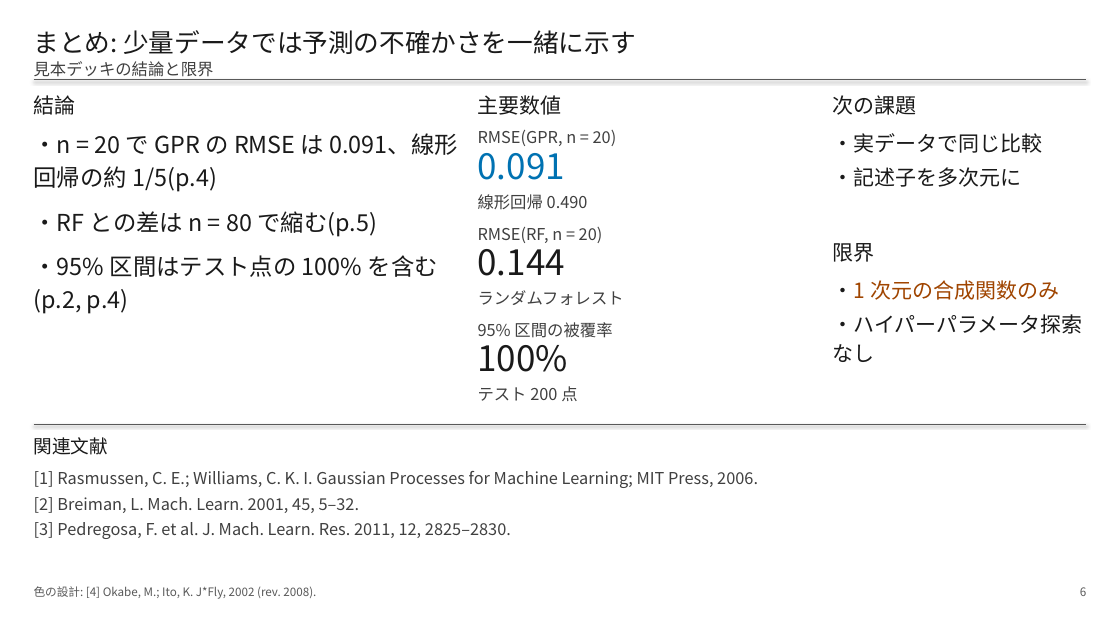
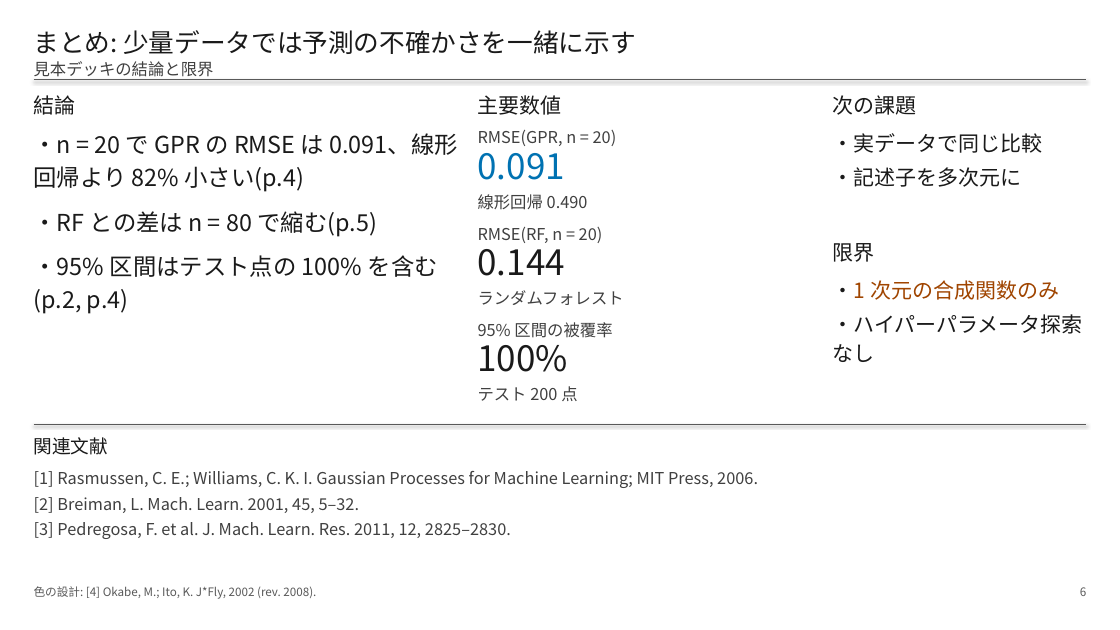
Before and after one commit to shuccii/research-slide-design, a slide deck: slide 6 of examples/out/sample_16x9.pptx. Drawn at 1120x630 pixels with LibreOffice and Linux fonts; fonts in the diff are those of the drawing. Boxes give left, top, right and bottom in pixels: in the first picture for what was removed or moved away, otherwise in the second. Text is boxed around its words. In the diff, an @@ line names an element or a change of style, - is before the commit and + after.

```diff
--- a/examples/out/sample_16x9.pptx
+++ b/examples/out/sample_16x9.pptx
@@ text at (x1=34, y1=133, x2=457, y2=192): text changed @@
-・n = 20 で GPR の RMSE は 0.091、線形回帰の約 1/5(p.4)
+・n = 20 で GPR の RMSE は 0.091、線形回帰より 82% 小さい(p.4)
```
Also in this commit, not shown: 1 other slide changed, 12 other files.
